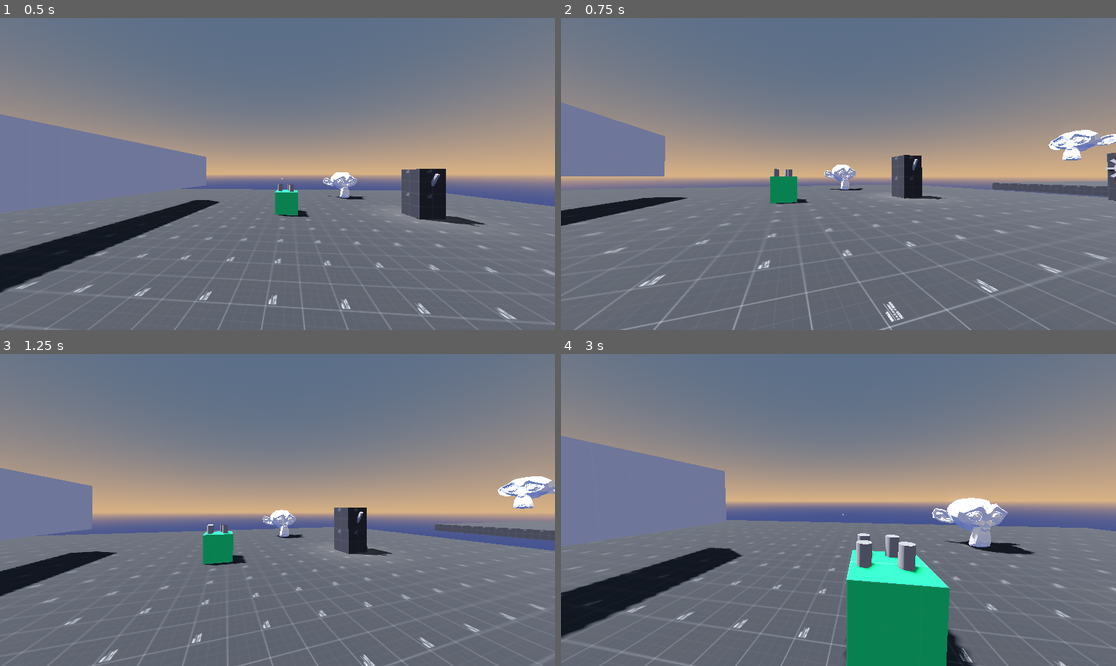
Above: before the commit, frames 1-4 (two rows, left to right).
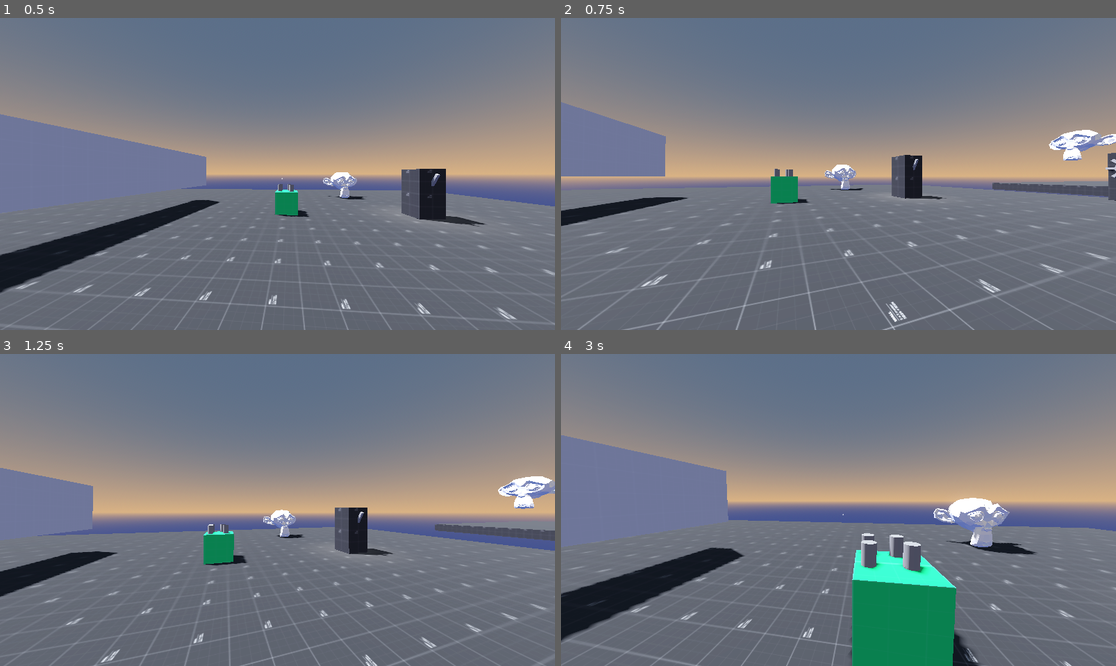
Above: after the commit, the same moments.

Repository: CrookedSmileStudios/ultimate_immersive_fps_horror
Game: Godot game, scene res://levels/sandbox.tscn
Two runs of this game, one before a commit and one after it. Both use one fixed random seed, a clock stepped at 60 frames per second and the inputs below. The engine's default icon, where the game draws it, is replaced by a stand-in: a white triangle on a blue panel in a dark square. Sound files missing from this copy of the repository are replaced by a short silence.
Inputs (mouse positions are in pixels of both pictures, inside the frame that each line leads up to):
- Up to frame 1 (0.5 s): no input
- Up to frame 2 (0.75 s): move the mouse to (866, 174) at 0.52 s; hold W (forward) from 0.53 s (still down); hold Ctrl (crouch) from 0.53 s (still down)
- Up to frame 3 (1.25 s): keep holding W (forward); keep holding Ctrl (crouch); tap Space (jump) at 0.77 s
- Up to frame 4 (3 s): keep holding W (forward); move the mouse to (810, 510) at 1.27 s; release Ctrl (crouch) at 1.28 s; click (810, 510) at 1.35 s; tap Space (jump) at 1.52 s; move the mouse to (849, 503) at 2.02 s; right-click (849, 503) at 2.1 s; move the mouse to (832, 516) at 2.77 s; tap Shift (sprint) at 2.85 s

Frame 1 is identical in both runs. In frame 2, 1.6% of the frame differs, in the area x 0-100%, y 26-100%; in frame 3, 0.9%; in frame 4, 3.5%.

Commit message:
small bug fix
headbob was not centered correctly

Diff:
--- a/player/player.gd
+++ b/player/player.gd
@@ -9,6 +9,7 @@
 @onready var interaction_controller: Node = %InteractionController
 @onready var footsteps_se: AudioStreamPlayer3D = %Footsteps
 @onready var jump_se: AudioStreamPlayer3D = %Jump
+@onready var note_camera: Camera3D = %NoteCamera
 
 # Note sway variables
 @onready var note_hand: Marker3D = %NoteHand
@@ -184,7 +185,7 @@
 		head_bobbing_index += head_bobbing_sprinting_speed * delta
 
 	head_bobbing_vector.y = sin(head_bobbing_index)
-	head_bobbing_vector.x = (sin(head_bobbing_index/2.0)+0.5)
+	head_bobbing_vector.x = (sin(head_bobbing_index/2.0))
 	if moving:
 		eyes.position.y = lerp(eyes.position.y , head_bobbing_vector.y*(head_bobbing_current_intensity/2.0),delta*lerp_speed)
 		eyes.position.x = lerp(eyes.position.x , head_bobbing_vector.x*(head_bobbing_current_intensity),delta*lerp_speed)
@@ -192,6 +193,7 @@
 		eyes.position.y = lerp(eyes.position.y , 0.0 ,delta*lerp_speed)
 		eyes.position.x = lerp(eyes.position.x , 0.0 ,delta*lerp_speed)
 
+	note_camera.fov = camera_3d.fov
 	play_footsteps()
 
 func set_camera_locked(locked: bool) -> void:
--- a/player/player.tscn
+++ b/player/player.tscn
@@ -94,6 +94,7 @@
 render_target_update_mode = 4
 
 [node name="NoteCamera" type="Camera3D" parent="Head/SubViewportContainer/SubViewport"]
+unique_name_in_owner = true
 transform = Transform3D(1, 0, 0, 0, 1, 0, 0, 0, 1, 0.0795133, 2.18435, 0)
 cull_mask = 2
 fov = 90.0
@@ -229,5 +230,5 @@
 [node name="Jump" type="AudioStreamPlayer3D" parent="Audio"]
 unique_name_in_owner = true
 stream = ExtResource("9_8t03j")
-volume_db = -20.0
+volume_db = -10.0
 unit_size = 3.0
